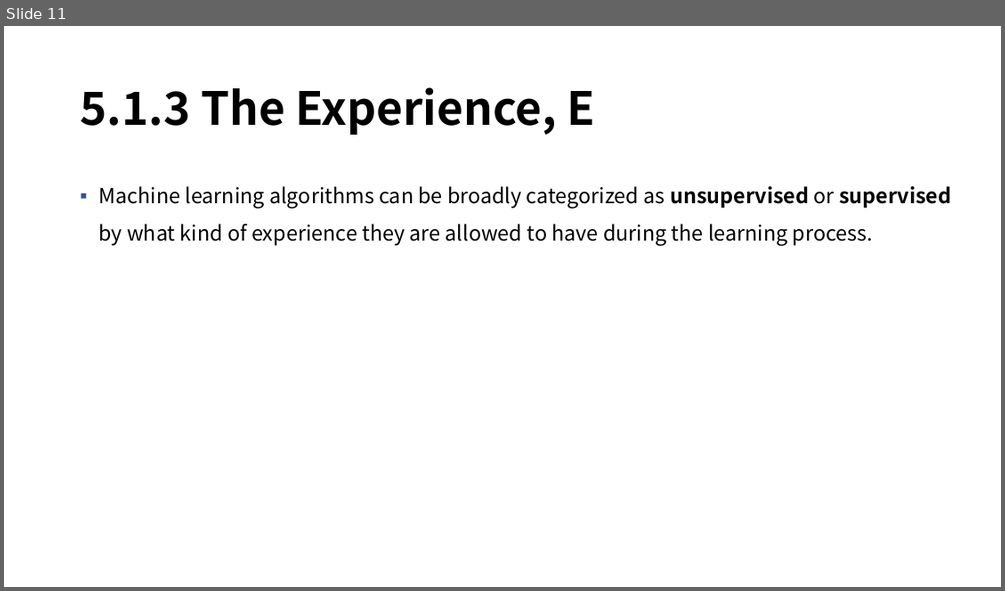
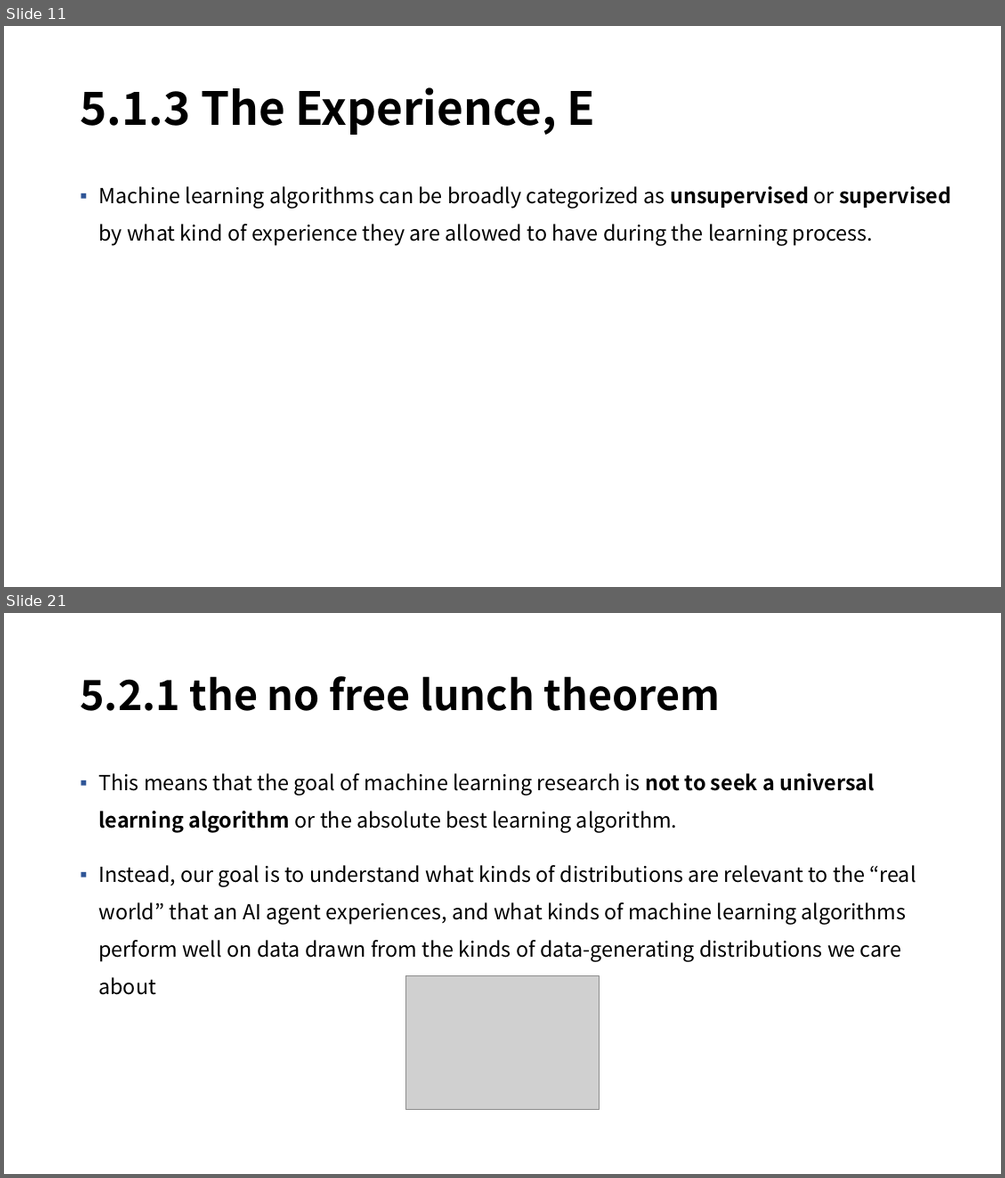
Before and after one commit to mmvv11/GraduateStudies, a slide deck: DeepLearningStudy/5-1. Machine Learning Basics, 230210, 정지운.pptx. Shown one above the other, each under a label of ours: slide 11 before the commit, slides 11 and 21 after it; the slides between them are not shown. The pictures are 1005x591 and 1005x1178 pixels, drawn with LibreOffice and Linux fonts; fonts in the diff are those of the drawing; grey boxes stand for pictures; background and template pictures are left out. Boxes give left, top, right and bottom in pixels: in the first picture for what was removed or moved away, otherwise in the second. Text is boxed around its words. In the diff, an @@ line names an element or a change of style, - is before the commit and + after.

```diff
--- a/DeepLearningStudy/5-1. Machine Learning Basics, 230210, 정지운.pptx
+++ b/DeepLearningStudy/5-1. Machine Learning Basics, 230210, 정지운.pptx
@@ slide 21 added at box(4, 613, 1001, 1174), background picture (left out) @@
@@ title added at box(80, 676, 720, 711), 40 pt, text #000000, bold @@
+5.2.1 the no free lunch theorem
@@ text added at box(98, 773, 915, 995), 20 pt, text #000000 @@
+▪ This means that the goal of machine learning research is not to seek a universal learning algorithm or the absolute best learning algorithm.
+▪ Instead, our goal is to understand what kinds of distributions are relevant to the “real world” that an AI agent experiences, and what kinds of machine learning algorithms perform well on data drawn from the kinds of data-generating distributions we care about
@@ picture added at box(406, 976, 599, 1110) @@
```
Also in this commit, not shown: 1 slide changed, 10 other slides added.
